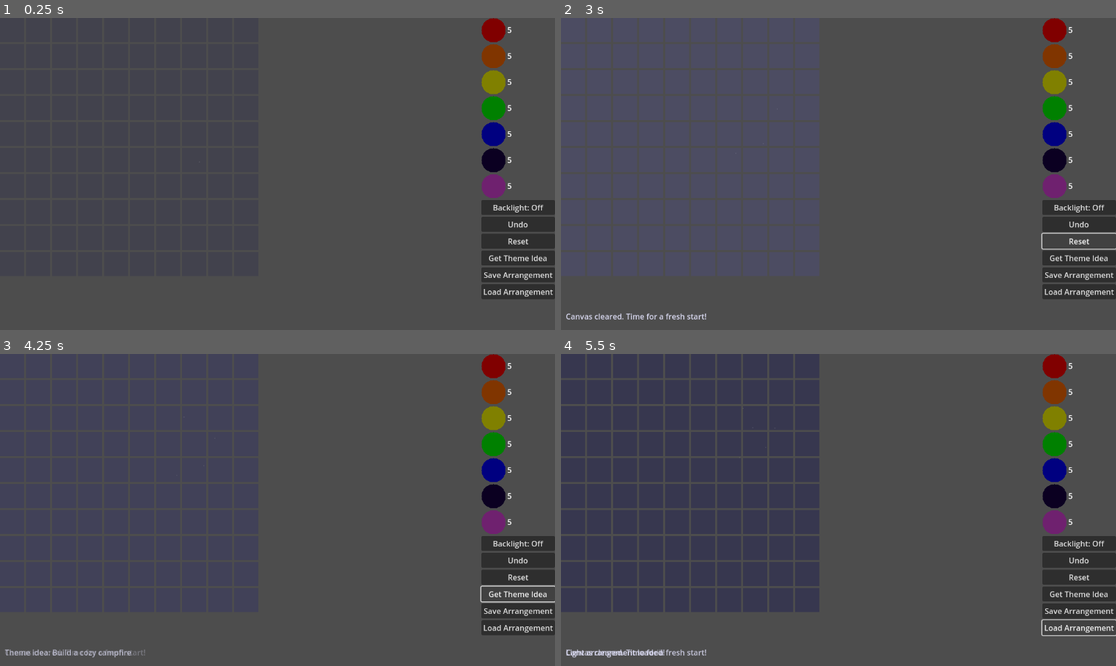
Above: before the commit, frames 1-4 (two rows, left to right).
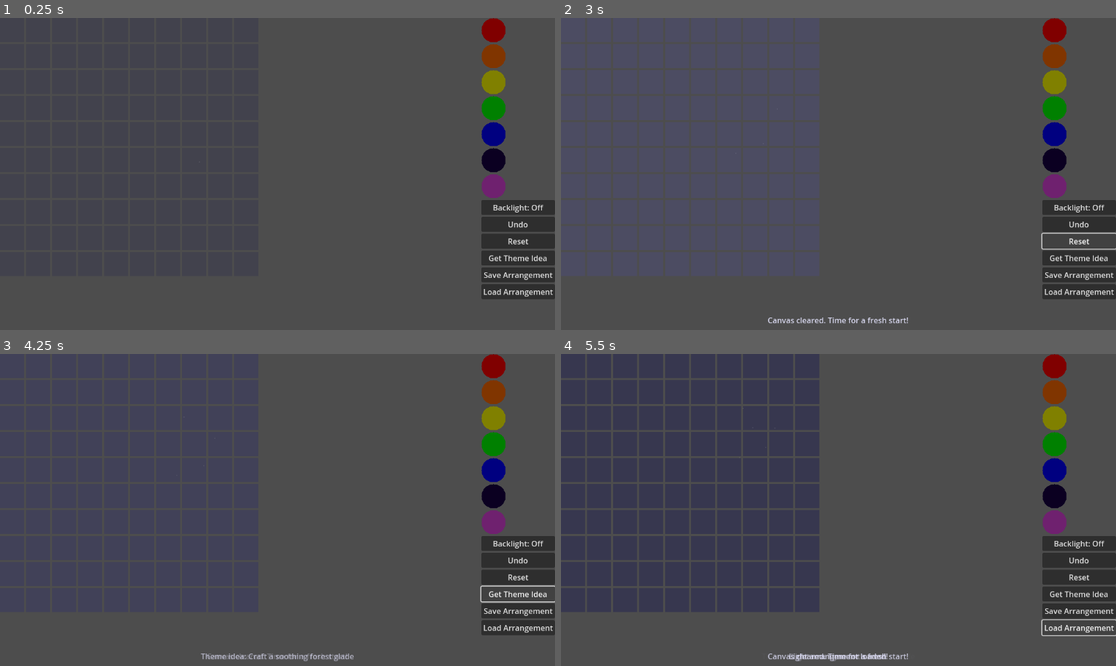
Above: after the commit, the same moments.

Repository: Andraszao/Zen-Light-Game
Game: Godot game, scene res://main.tscn
Two runs of this game, one before a commit and one after it. Both use one fixed random seed, a clock stepped at 60 frames per second and the inputs below.
Inputs:
- Up to frame 1 (0.25 s): no input
- Up to frame 2 (3 s): click "Backlight: Off" at 0.5 s; click "Backlight: On" at 1.25 s; click "Undo" at 2 s; click "Reset" at 2.75 s
- Up to frame 3 (4.25 s): click "Get Theme Idea" at 3.5 s
- Up to frame 4 (5.5 s): click "Save Arrangement" at 4.25 s; click "Load Arrangement" at 5 s

The runs differ from the first frame. In frame 1, less than 0.1% of the frame differs, in the area x 91-93%, y 2-55%; in frame 2, 0.5%; in frame 3, 0.7%; in frame 4, 0.8%, in the area x 0-93%, y 2-99%.

Commit message:
ui_manager.gd
moved ui logic to ui manager

Diff:
--- a/main.gd
+++ b/main.gd
@@ -1,6 +1,5 @@
 extends Control
 
-# Constants
 const GRID_SIZE: int = 10
 const CELL_SIZE: int = 50
 const COLORS: Array = [
@@ -14,31 +13,26 @@
 ]
 const INITIAL_PIECE_COUNT: int = 5
 
-# Variables
-var grid: Array = [] # Stores the grid cells
-var light_pieces: Array = [] # Stores draggable light pieces
-var dragging_piece: TextureRect = null # Reference to the piece currently being dragged
-var original_position: Vector2 # Stores the original position of the dragging piece
-var backlight_on: bool = false # Tracks the backlight state
+var grid: Array = []
+var light_pieces: Array = []
+var dragging_piece: TextureRect = null
+var original_position: Vector2
+var backlight_on: bool = false
 var placed_lights: int = 0
 var max_backlight_intensity: float = 1.0
 var move_history: Array = []
 var piece_counts: Dictionary = {}
-var piece_count_labels: Dictionary = {}
-
-# UI Elements
-var backlight_button: Button
-var undo_button: Button
-var reset_button: Button
-
-# New variables for transitions and highlighting
+
+var ui_manager: Node
 var highlighted_cell: ColorRect = null
 
-# Audio players
 var ambient_player: AudioStreamPlayer
 var place_sound: AudioStreamPlayer
 
 func _ready() -> void:
+	ui_manager = preload("res://ui_manager.gd").new()
+	add_child(ui_manager)
+
 	var main_container = HBoxContainer.new()
 	main_container.size = get_viewport_rect().size
 	add_child(main_container)
@@ -50,13 +44,26 @@
 	main_container.add_child(right_container)
 
 	_initialize_light_pieces(right_container)
-	_initialize_ui(right_container)
+	ui_manager.initialize_ui(right_container)
 	_update_all_glows()
 	_initialize_audio()
 	_add_particle_effects()
 
+	ui_manager.connect("backlight_toggled", Callable(self, "_on_backlight_toggled"))
+	ui_manager.connect("undo_pressed", Callable(self, "_on_undo_pressed"))
+	ui_manager.connect("reset_pressed", Callable(self, "_on_reset_pressed"))
+	ui_manager.connect("theme_button_pressed", Callable(self, "_on_theme_button_pressed"))
+	ui_manager.connect("save_pressed", Callable(self, "_save_arrangement"))
+	ui_manager.connect("load_pressed", Callable(self, "_load_arrangement"))
+
 func _process(delta: float) -> void:
 	_update_background_ambiance(Time.get_ticks_msec() / 1000.0)
+
+func _input(event: InputEvent) -> void:
+	if event is InputEventMouseButton:
+		_process_mouse_button_event(event)
+	elif event is InputEventMouseMotion:
+		_process_mouse_motion_event(event)
 
 func _initialize_grid() -> Control:
 	var grid_container = GridContainer.new()
@@ -82,8 +89,8 @@
 func _create_grid_cell() -> ColorRect:
 	var cell = ColorRect.new()
 	cell.custom_minimum_size = Vector2(CELL_SIZE, CELL_SIZE)
-	cell.color = Color(0.1, 0.1, 0.1) # Initial dim color
-	cell.mouse_filter = Control.MOUSE_FILTER_PASS # Allow input to pass through
+	cell.color = Color(0.1, 0.1, 0.1)
+	cell.mouse_filter = Control.MOUSE_FILTER_PASS
 	return cell
 
 func _initialize_light_pieces(container: Control) -> void:
@@ -98,10 +105,10 @@
 		hbox.add_child(piece)
 		light_pieces.append(piece)
 
-		var count_label = _create_piece_count_label(hbox)
+		var count_label = ui_manager.create_piece_count_label(hbox)
 
 		piece_counts[color] = INITIAL_PIECE_COUNT
-		piece_count_labels[color] = count_label
+		ui_manager.update_piece_count(color, INITIAL_PIECE_COUNT)
 
 func _create_light_piece(color: Color) -> TextureRect:
 	var piece = TextureRect.new()
@@ -112,32 +119,9 @@
 	piece.mouse_filter = Control.MOUSE_FILTER_STOP
 	return piece
 
-func _create_piece_count_label(container: HBoxContainer) -> Label:
-	var count_label = Label.new()
-	count_label.text = str(INITIAL_PIECE_COUNT)
-	container.add_child(count_label)
-	return count_label
-
-func _initialize_ui(container: Control) -> void:
-	backlight_button = _create_ui_button("Backlight: Off", "_on_backlight_toggled")
-	undo_button = _create_ui_button("Undo", "_on_undo_pressed")
-	reset_button = _create_ui_button("Reset", "_on_reset_pressed")
-
-	container.add_child(backlight_button)
-	container.add_child(undo_button)
-	container.add_child(reset_button)
-	_add_theme_button(container)
-	_add_save_load_buttons(container)
-
-func _create_ui_button(text: String, callback: String) -> Button:
-	var button = Button.new()
-	button.text = text
-	button.connect("pressed", Callable(self, callback))
-	return button
-
 func _create_circle_texture(color: Color) -> ImageTexture:
 	var image = Image.create(CELL_SIZE, CELL_SIZE, false, Image.FORMAT_RGBA8)
-	image.fill(Color(0, 0, 0, 0)) # Transparent background
+	image.fill(Color(0, 0, 0, 0))
 
 	for x in range(CELL_SIZE):
 		for y in range(CELL_SIZE):
@@ -147,12 +131,6 @@
 
 	return ImageTexture.create_from_image(image)
 
-func _input(event: InputEvent) -> void:
-	if event is InputEventMouseButton:
-		_process_mouse_button_event(event)
-	elif event is InputEventMouseMotion:
-		_process_mouse_motion_event(event)
-
 func _process_mouse_button_event(event: InputEventMouseButton) -> void:
 	if event.pressed and dragging_piece == null:
 		_start_drag(event.position)
@@ -161,10 +139,8 @@
 
 func _process_mouse_motion_event(event: InputEventMouseMotion) -> void:
 	if dragging_piece != null:
-		# Make the piece follow the mouse cursor exactly
 		dragging_piece.global_position = event.global_position - dragging_piece.size / 2
 
-		# Get the cell under the cursor for highlighting
 		var cell = _get_cell_at_position(event.global_position)
 		_update_grid_highlighting(cell)
 
@@ -200,7 +176,6 @@
 				add_child(dragging_piece)
 				dragging_piece.global_position = position - dragging_piece.size / 2
 				original_position = piece.global_position
-				# Don't decrease the count here, do it when successfully placed
 			break
 
 func _end_drag() -> void:
@@ -210,11 +185,11 @@
 			var snapped_position = cell.global_position + (cell.size - dragging_piece.size) / 2
 			dragging_piece.global_position = snapped_position
 			_place_piece(cell, dragging_piece)
-			_provide_feedback("Light placed. Let it shine!")
+			ui_manager.provide_feedback("Light placed. Let it shine!")
 			_play_place_sound()
 		else:
 			_return_piece(dragging_piece)
-			_provide_feedback("This spot is already illuminated. Try another!", true)
+			ui_manager.provide_feedback("This spot is already illuminated. Try another!", true)
 
 		dragging_piece.queue_free()
 		dragging_piece = null
@@ -243,7 +218,7 @@
 
 func _update_piece_count(color: Color, delta: int) -> void:
 	piece_counts[color] += delta
-	piece_count_labels[color].text = str(piece_counts[color])
+	ui_manager.update_piece_count(color, piece_counts[color])
 
 func _animate_place_light(piece: TextureRect) -> void:
 	var tween = create_tween()
@@ -258,7 +233,6 @@
 
 func _on_backlight_toggled() -> void:
 	backlight_on = !backlight_on
-	backlight_button.text = "Backlight: " + ("On" if backlight_on else "Off")
 	_update_all_glows()
 
 func _update_all_glows() -> void:
@@ -302,7 +276,7 @@
 		placed_lights -= 1
 		_update_piece_count(last_move["color"], 1)
 		_update_all_glows()
-		_provide_feedback("Step back taken. Feel free to try again!")
+		ui_manager.provide_feedback("Step back taken. Feel free to try again!")
 
 func _on_reset_pressed() -> void:
 	for row in grid:
@@ -314,23 +288,9 @@
 	move_history.clear()
 	for color in COLORS:
 		piece_counts[color] = INITIAL_PIECE_COUNT
-		piece_count_labels[color].text = str(INITIAL_PIECE_COUNT)
+		ui_manager.update_piece_count(color, INITIAL_PIECE_COUNT)
 	_update_all_glows()
-	_provide_feedback("Canvas cleared. Time for a fresh start!")
-
-func _provide_feedback(message: String, is_error: bool = false) -> void:
-	var feedback_label = Label.new()
-	feedback_label.text = message
-	feedback_label.modulate = Color(0.9, 0.9, 1.0) if not is_error else Color(1.0, 0.8, 0.8)
-	add_child(feedback_label)
-	feedback_label.position = Vector2(10, get_viewport_rect().size.y - 40)
-
-	var tween = create_tween()
-	tween.tween_property(feedback_label, "modulate:a", 0, 2)
-	tween.tween_callback(feedback_label.queue_free)
-
-func _tween_property(target: Object, property: String, value: Variant, duration: float) -> void:
-	create_tween().tween_property(target, property, value, duration)
+	ui_manager.provide_feedback("Canvas cleared. Time for a fresh start!")
 
 func _create_organic_glow_texture(color: Color, size: int) -> ImageTexture:
 	var image = Image.create(size, size, false, Image.FORMAT_RGBA8)
@@ -400,19 +360,7 @@
 		print("Place sound effect played")  # Fallback for debugging
 
 func _on_theme_button_pressed() -> void:
-	var themes = [
-		"Create a sunset scene",
-		"Design a starry night",
-		"Craft a soothing forest glade",
-		"Build a cozy campfire",
-		"Paint a serene ocean view"
-	]
-	var random_theme = themes[randi() % themes.size()]
-	_provide_feedback("Theme idea: " + random_theme)
-
-func _add_theme_button(container: Control) -> void:
-	var theme_button = _create_ui_button("Get Theme Idea", "_on_theme_button_pressed")
-	container.add_child(theme_button)
+	ui_manager.show_random_theme()
 
 func _blend_adjacent_colors() -> void:
 	for y in range(GRID_SIZE):
@@ -451,7 +399,7 @@
 	var file = FileAccess.open("user://light_arrangement.save", FileAccess.WRITE)
 	file.store_var(save_data)
 	file.close()
-	_provide_feedback("Light arrangement saved!")
+	ui_manager.provide_feedback("Light arrangement saved!")
 
 func _load_arrangement() -> void:
 	if FileAccess.file_exists("user://light_arrangement.save"):
@@ -467,12 +415,6 @@
 			_place_piece(cell, piece)
 
 		_update_all_glows()
-		_provide_feedback("Light arrangement loaded!")
+		ui_manager.provide_feedback("Light arrangement loaded!")
 	else:
-		_provide_feedback("No saved arrangement found.", true)
-
-func _add_save_load_buttons(container: Control) -> void:
-	var save_button = _create_ui_button("Save Arrangement", "_save_arrangement")
-	var load_button = _create_ui_button("Load Arrangement", "_load_arrangement")
-	container.add_child(save_button)
-	container.add_child(load_button)
+		ui_manager.provide_feedback("No saved arrangement found.", true)
--- /dev/null
+++ b/ui_manager.gd
@@ -0,0 +1,103 @@
+extends Node
+
+signal backlight_toggled
+signal undo_pressed
+signal reset_pressed
+signal theme_button_pressed
+signal save_pressed
+signal load_pressed
+
+var backlight_button: Button
+var undo_button: Button
+var reset_button: Button
+var piece_count_labels: Dictionary = {}
+
+func initialize_ui(container: Control) -> void:
+	_initialize_ui_buttons(container)
+	_add_theme_button(container)
+	_add_save_load_buttons(container)
+
+func _initialize_ui_buttons(container: Control) -> void:
+	backlight_button = _create_ui_button("Backlight: Off", "_on_backlight_toggled")
+	undo_button = _create_ui_button("Undo", "_on_undo_pressed")
+	reset_button = _create_ui_button("Reset", "_on_reset_pressed")
+
+	container.add_child(backlight_button)
+	container.add_child(undo_button)
+	container.add_child(reset_button)
+
+func _create_ui_button(text: String, callback: String) -> Button:
+	var button = Button.new()
+	button.text = text
+	button.connect("pressed", Callable(self, callback))
+	return button
+
+func _add_theme_button(container: Control) -> void:
+	var theme_button = _create_ui_button("Get Theme Idea", "_on_theme_button_pressed")
+	container.add_child(theme_button)
+
+func _add_save_load_buttons(container: Control) -> void:
+	var save_button = _create_ui_button("Save Arrangement", "_on_save_pressed")
+	var load_button = _create_ui_button("Load Arrangement", "_on_load_pressed")
+	container.add_child(save_button)
+	container.add_child(load_button)
+
+func create_piece_count_label(container: HBoxContainer) -> Label:
+	var count_label = Label.new()
+	container.add_child(count_label)
+	return count_label
+
+func update_piece_count(color: Color, count: int) -> void:
+	if color in piece_count_labels:
+		piece_count_labels[color].text = str(count)
+
+func _on_backlight_toggled() -> void:
+	emit_signal("backlight_toggled")
+	backlight_button.text = "Backlight: " + ("On" if backlight_button.text == "Backlight: Off" else "Off")
+
+func _on_undo_pressed() -> void:
+	emit_signal("undo_pressed")
+
+func _on_reset_pressed() -> void:
+	emit_signal("reset_pressed")
+
+func _on_theme_button_pressed() -> void:
+	emit_signal("theme_button_pressed")
+
+func _on_save_pressed() -> void:
+	emit_signal("save_pressed")
+
+func _on_load_pressed() -> void:
+	emit_signal("load_pressed")
+
+func show_random_theme() -> void:
+	var themes = [
+		"Create a sunset scene",
+		"Design a starry night",
+		"Craft a soothing forest glade",
+		"Build a cozy campfire",
+		"Paint a serene ocean view"
+	]
+	var random_theme = themes[randi() % themes.size()]
+	provide_feedback("Theme idea: " + random_theme)
+
+func provide_feedback(message: String, is_error: bool = false) -> void:
+	var feedback_label = Label.new()
+	feedback_label.text = message
+	feedback_label.modulate = Color(0.9, 0.9, 1.0) if not is_error else Color(1.0, 0.8, 0.8)
+	add_child(feedback_label)
+
+	# Position the label at the bottom of the screen
+	feedback_label.anchor_bottom = 1.0
+	feedback_label.anchor_top = 1.0
+	feedback_label.anchor_left = 0.0
+	feedback_label.anchor_right = 1.0
+	feedback_label.grow_vertical = Control.GROW_DIRECTION_BEGIN
+	feedback_label.grow_horizontal = Control.GROW_DIRECTION_BOTH
+	feedback_label.custom_minimum_size.y = 40
+	feedback_label.horizontal_alignment = HORIZONTAL_ALIGNMENT_CENTER
+	feedback_label.vertical_alignment = VERTICAL_ALIGNMENT_CENTER
+
+	var tween = create_tween()
+	tween.tween_property(feedback_label, "modulate:a", 0, 2)
+	tween.tween_callback(feedback_label.queue_free)
Not shown, added: mai89EC.tmp
